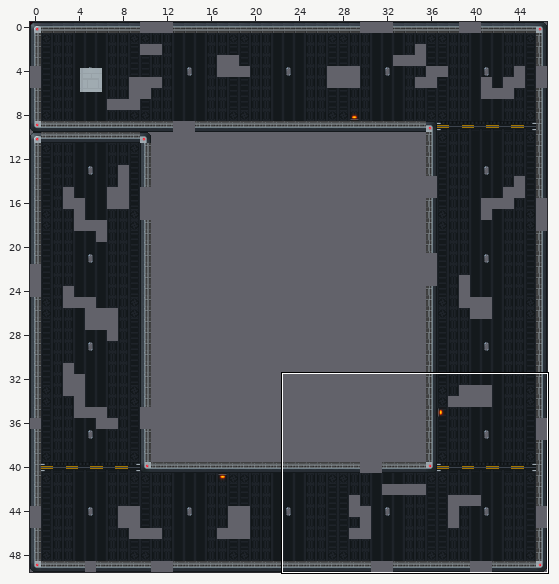
One commit to this Tiled map (JSON): core/assets/levels/level_3/level_1.tmj. Above, an overview of the earlier version with the close-up marked.
Close-up. First the earlier version:
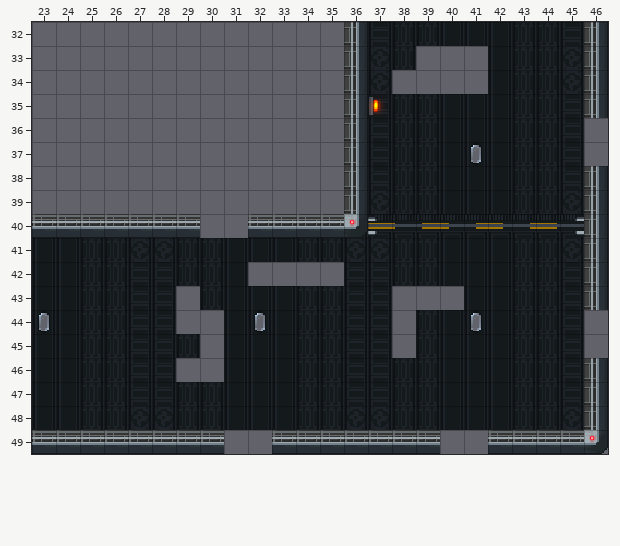
Cells are 16x16 px. Shown: x 23..46, y 32..49. The commit also changed other parts of the map, which this record leaves out.
Once edited:
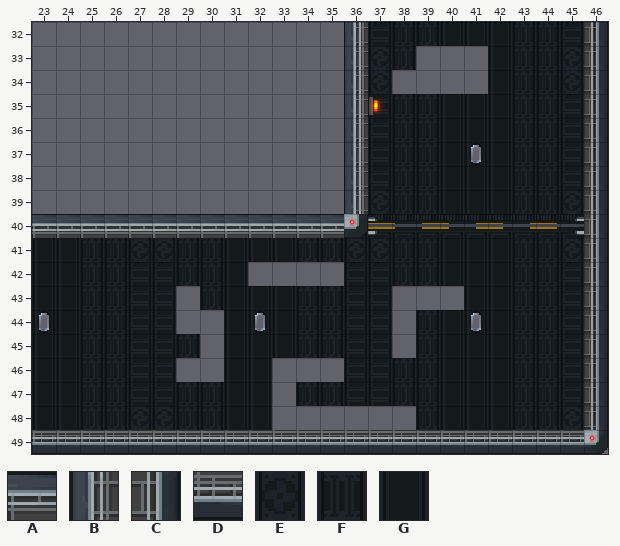
Key: from "space-tiles": A 6, B 21, C 23, D 38, E 64 "Background", F 81 "Background", G 82 "Background".
_ is an empty cell.
From old to new:
Layer "Tile Layer 1":
Tile E is gone in row 48 at x 36 to 37.
Tile F is gone in row 46 at x 34 to 35; in row 48 at x 34 to 35 and 38.
Tile G is gone in rows 46 to 48 at x 33.
Layer "Tile Layer 2":
The author changed tile D to tile A in row 40 at x 23 to 29 and 32 to 35.
Tile A now appears in row 40 at x 30 to 31.
The author changed tile C to tile B in rows 32 to 39 at x 36.
Tile C now appears in rows 36 to 37 at x 46; in rows 44 to 45 at x 46.
Tile D now appears in row 49 at x 31 to 32 and 40 to 41.
Changed places in both close-ups, as pixel boxes (x1, y1, x2, y2):
changed: (32, 22, 368, 238)
added: (584, 118, 608, 166)
added: (584, 310, 608, 358)
changed: (224, 358, 416, 454)
added: (440, 430, 488, 454)
